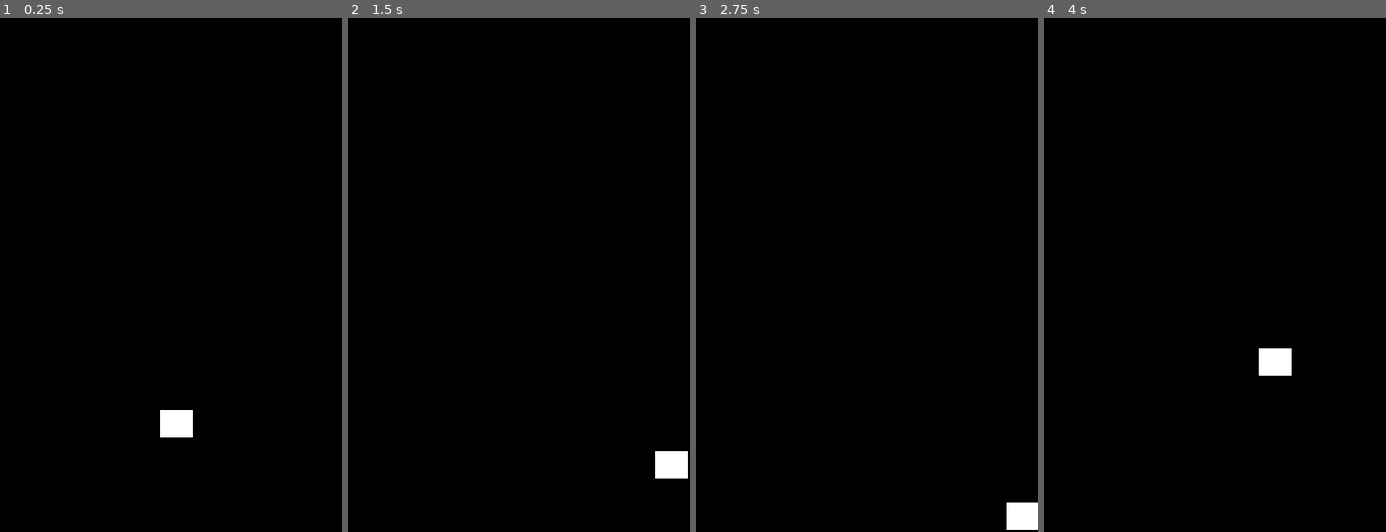
Above: before the commit, frames 1-4 (left to right).
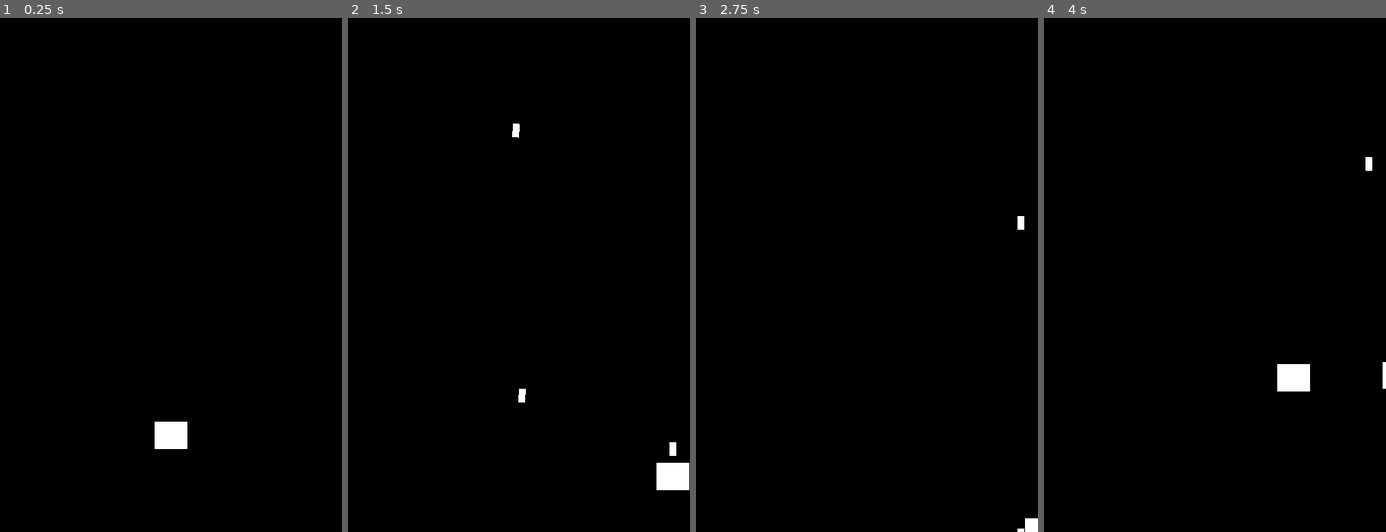
Above: after the commit, the same moments.

Repository: NotWallet/antialiengoobergame
Game: Godot game, scene res://Scenes/Main.tscn
Same seed, same stepped clock (60 frames per second), same inputs: the game is played once before the commit and once after it.
Inputs (mouse positions are in pixels of both pictures, inside the frame that each line leads up to):
- Up to frame 1 (0.25 s): no input
- Up to frame 2 (1.5 s): tap Enter at 0.5 s; move the mouse to (594, 249) at 0.52 s; press the mouse at (594, 249) at 0.53 s; hold D (right) 0.53-1.28 s; move the mouse to (450, 300) at 1.27 s; release the mouse at (450, 300) at 1.28 s; hold S (down) from 1.28 s (still down); click (450, 300) at 1.35 s
- Up to frame 3 (2.75 s): move the mouse to (901, 161) at 2.02 s; release S (down) at 2.03 s; press the mouse at (901, 161) at 2.03 s; hold D (right) from 2.03 s (still down)
- Up to frame 4 (4 s): move the mouse to (1197, 377) at 2.77 s; release D (right) at 2.78 s; release the mouse at (1197, 377) at 2.78 s; hold W (up) 2.78-3.53 s; click (1197, 377) at 2.85 s; move the mouse to (1317, 352) at 3.52 s; press the mouse at (1317, 352) at 3.53 s; hold A (left) from 3.53 s (still down)

The runs differ from the first frame. In frame 1, 0.5% of the frame differs, in the area x 45-57%, y 76-84%; in frame 2, 0.6%; in frame 3, 0.5%; in frame 4, 0.9%, in the area x 62-100%, y 27-73%.

Commit message:
shoot bullets

Diff:
--- a/Scenes/Main.tscn
+++ b/Scenes/Main.tscn
@@ -1,6 +1,8 @@
-[gd_scene load_steps=7 format=3 uid="uid://yypyfil3bdbu"]
+[gd_scene load_steps=9 format=3 uid="uid://yypyfil3bdbu"]
 
+[ext_resource type="Script" path="res://Scripts/Main.gd" id="1_gu0pu"]
 [ext_resource type="Script" path="res://Scripts/player.gd" id="1_nuney"]
+[ext_resource type="PackedScene" uid="uid://c8d5x86fiwl3c" path="res://Scenes/bullet.tscn" id="2_a433a"]
 
 [sub_resource type="QuadMesh" id="QuadMesh_by4iq"]
 
@@ -14,26 +16,29 @@
 [sub_resource type="QuadMesh" id="QuadMesh_x1e2n"]
 
 [sub_resource type="RectangleShape2D" id="RectangleShape2D_57med"]
-size = Vector2(48, 41)
+size = Vector2(47, 40)
 
 [node name="Main" type="Node2D"]
+script = ExtResource("1_gu0pu")
 
 [node name="Environment" type="Node2D" parent="."]
 
 [node name="MeshInstance2D" type="MeshInstance2D" parent="Environment"]
-position = Vector2(251.5, 377.5)
-scale = Vector2(553, 805)
+position = Vector2(248.5, 378)
+scale = Vector2(503, 758)
 mesh = SubResource("QuadMesh_by4iq")
 texture = SubResource("GradientTexture1D_6twwd")
 
 [node name="player" type="CharacterBody2D" parent="."]
+position = Vector2(250, 609)
 script = ExtResource("1_nuney")
 
 [node name="MeshInstance2D" type="MeshInstance2D" parent="player"]
-position = Vector2(258, 592)
 scale = Vector2(47.5, 40.5)
 mesh = SubResource("QuadMesh_x1e2n")
 
 [node name="CollisionShape2D" type="CollisionShape2D" parent="player"]
-position = Vector2(258, 592.5)
 shape = SubResource("RectangleShape2D_57med")
+
+[node name="bullet" parent="player" instance=ExtResource("2_a433a")]
+position = Vector2(0, 0)
--- /dev/null
+++ b/Scenes/bullet.tscn
@@ -0,0 +1,24 @@
+[gd_scene load_steps=4 format=3 uid="uid://c8d5x86fiwl3c"]
+
+[ext_resource type="Script" path="res://Scripts/RigidBody2D.gd" id="1_g7kla"]
+
+[sub_resource type="QuadMesh" id="QuadMesh_x1e2n"]
+
+[sub_resource type="RectangleShape2D" id="RectangleShape2D_igp1b"]
+size = Vector2(10, 20)
+
+[node name="bullet" type="Node2D"]
+position = Vector2(0, 200)
+
+[node name="RigidBody2D" type="RigidBody2D" parent="."]
+collision_layer = 2
+collision_mask = 2
+gravity_scale = 0.0
+script = ExtResource("1_g7kla")
+
+[node name="MeshInstance2D" type="MeshInstance2D" parent="RigidBody2D"]
+scale = Vector2(10, 20)
+mesh = SubResource("QuadMesh_x1e2n")
+
+[node name="CollisionShape2D" type="CollisionShape2D" parent="RigidBody2D"]
+shape = SubResource("RectangleShape2D_igp1b")
--- /dev/null
+++ b/Scripts/Main.gd
@@ -0,0 +1,25 @@
+extends Node2D
+
+@onready var bullet = preload("res://Scenes/bullet.tscn")
+@onready var bullet_script = preload("res://Scripts/RigidBody2D.gd")
+
+@onready var player = $player
+# Called when the node enters the scene tree for the first time.
+func _ready():
+	pass # Replace with function body.
+
+
+# Called every frame. 'delta' is the elapsed time since the previous frame.
+func _process(delta):
+	pass
+
+func spawn_bullet():
+	var new_bullet = bullet.instantiate()
+	new_bullet.set_position(player.position)
+	#new_bullet.set_script(bullet_script)
+	add_child(new_bullet)
+
+func _unhandled_input(event):
+	if (event is InputEventMouseButton && event.is_action_pressed("shoot")):
+		spawn_bullet()
+		#pass
--- /dev/null
+++ b/Scripts/RigidBody2D.gd
@@ -0,0 +1,15 @@
+extends RigidBody2D
+
+@onready var player = $player
+# Called when the node enters the scene tree for the first time.
+func _ready():
+	pass # Replace with function body.
+
+
+# Called every frame. 'delta' is the elapsed time since the previous frame.
+func _process(delta):
+	pass
+
+func _unhandled_input(event):
+	if (event is InputEventMouseButton && event.is_action_pressed("shoot")):
+		linear_velocity.y = -500
--- a/Scripts/player.gd
+++ b/Scripts/player.gd
@@ -24,13 +24,13 @@
 	else:
 		velocity.y = move_toward(velocity.y, 0, SPEED)
 
-	if position.x < -230:
-		position.x = -230
-	if position.y < -575:
-		position.y = -575
-	if position.x > 215:
-		position.x = 215
-	if position.y > 135:
-		position.y = 135
+	if position.x < 0:
+		position.x = 0
+	if position.y < 0:
+		position.y = 0
+	if position.x > 500:
+		position.x = 500
+	if position.y > 750:
+		position.y = 750
 
 	move_and_slide()
